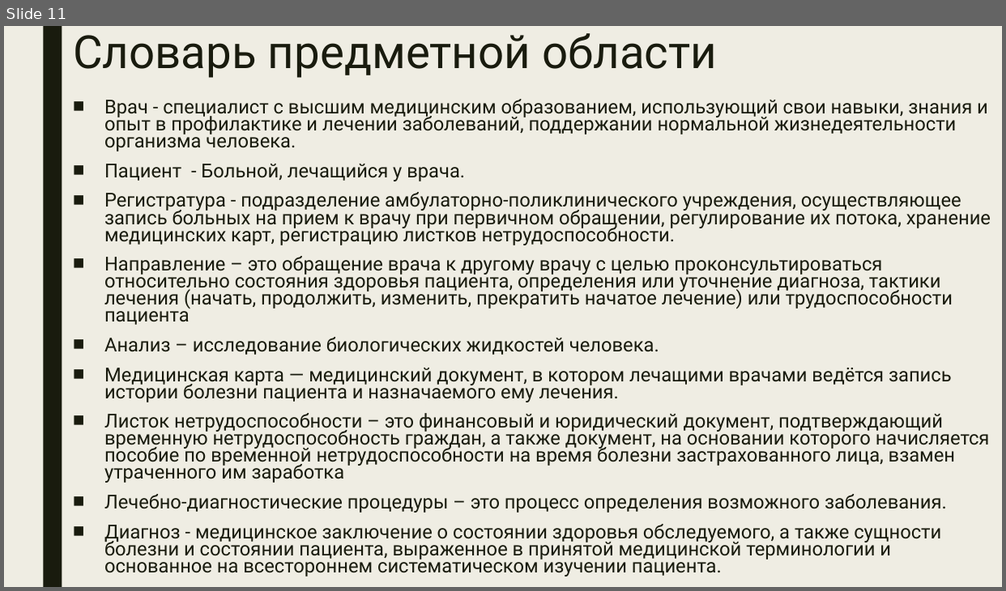
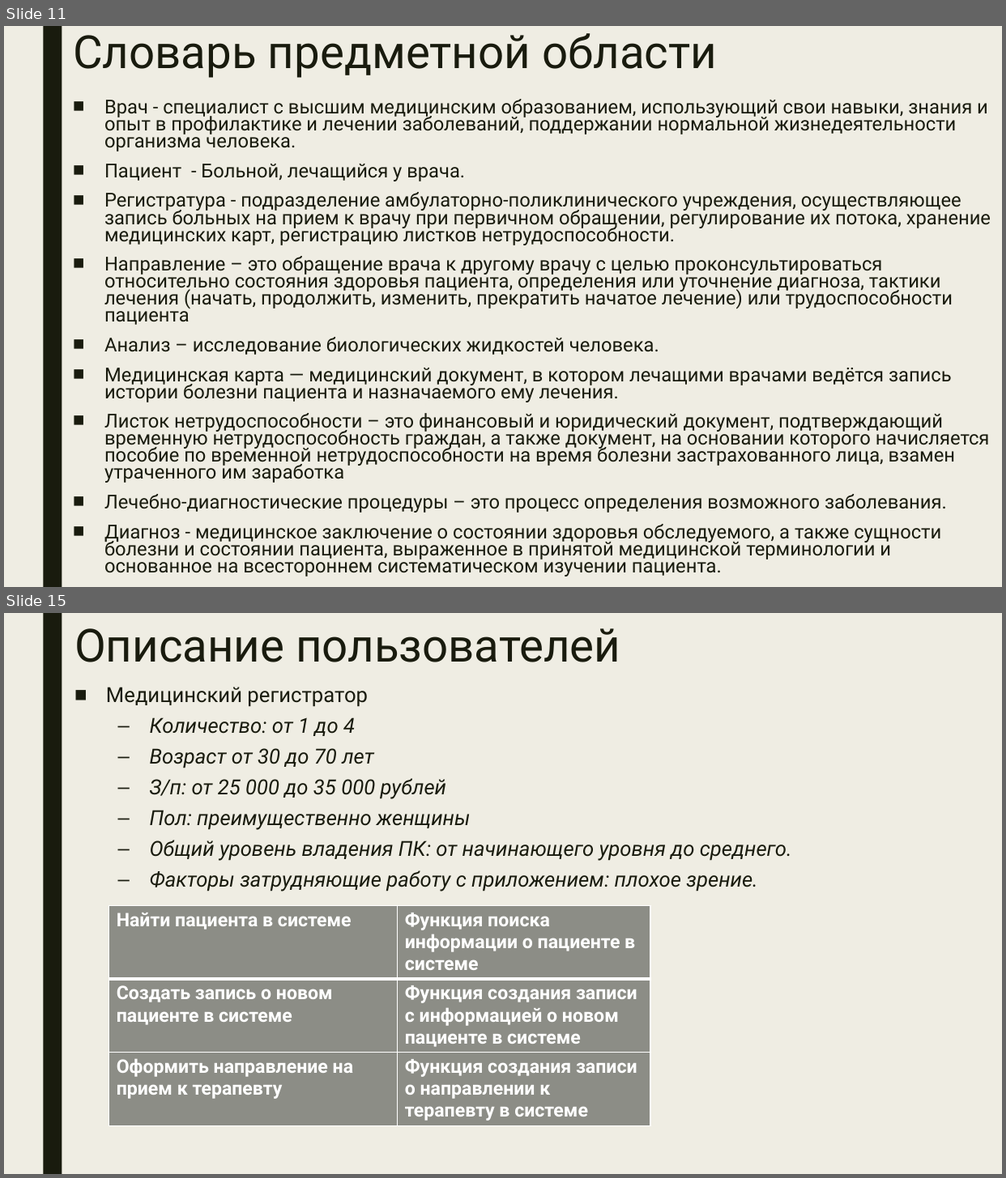
Before and after one commit to javavlsu/course-work-team-04-krylov, a slide deck: docs/Крылов Егор ИСТ-220 Проект Этап 1.pptx. Shown one above the other, each under a label of ours: slide 11 before the commit, slides 11 and 15 after it; the slides between them are not shown. The pictures are 1006x591 and 1006x1178 pixels, drawn with LibreOffice and Linux fonts; fonts in the diff are those of the drawing. Boxes give left, top, right and bottom in pixels: in the first picture for what was removed or moved away, otherwise in the second. Text is boxed around its words. In the diff, an @@ line names an element or a change of style, - is before the commit and + after.

```diff
--- a/docs/Крылов Егор ИСТ-220 Проект Этап 1.pptx
+++ b/docs/Крылов Егор ИСТ-220 Проект Этап 1.pptx
@@ slide 15 added at box(4, 613, 1002, 1174), background #EFEDE3; not listed: 1 template element that a slide beside it also shows @@
@@ title added at box(74, 628, 620, 662), 44 pt, text #191B0E @@
+Описание пользователей
@@ text added at box(106, 687, 792, 892), 20 pt, text #191B0E, italic @@
+■ Медицинский регистратор
+  – Количество: от 1 до 4
+  – Возраст от 30 до 70 лет
+  – З/п: от 25 000 до 35 000 рублей
+  – Пол: преимущественно женщины
+  – Общий уровень владения ПК: от начинающего уровня до среднего.
+  – Факторы затрудняющие работу с приложением: плохое зрение.
@@ table added at box(108, 905, 650, 1131), 3 rows, 2 columns @@
+Найти пациента в системе | Функция поиска информации о пациенте в системе
+Создать запись о новом пациенте в системе | Функция создания записи с информацией о новом пациенте в системе
+Оформить направление на прием к терапевту | Функция создания записи о направлении к терапевту в системе
```
Also in this commit, not shown: 2 slides changed, 9 other slides added, 1 other file.
